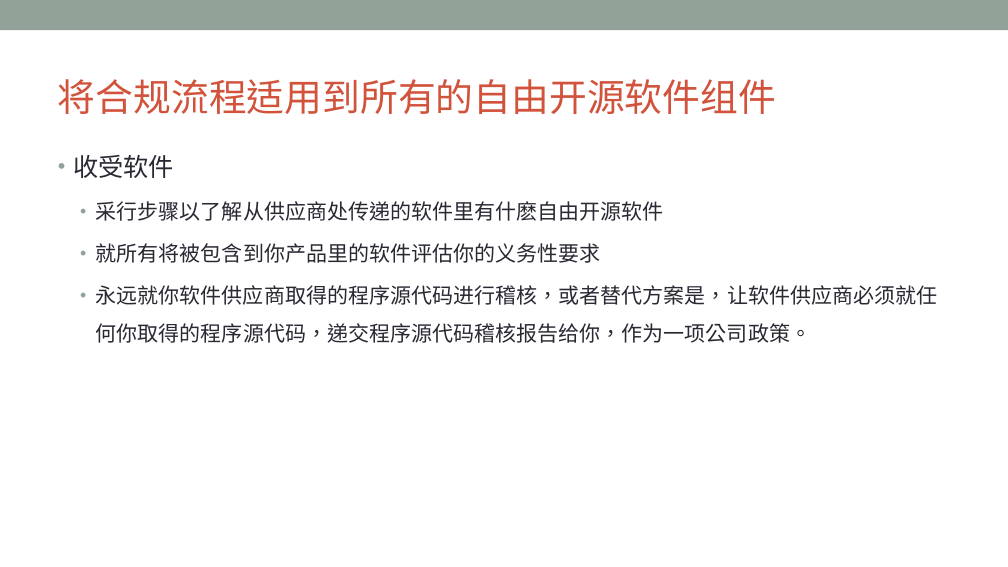
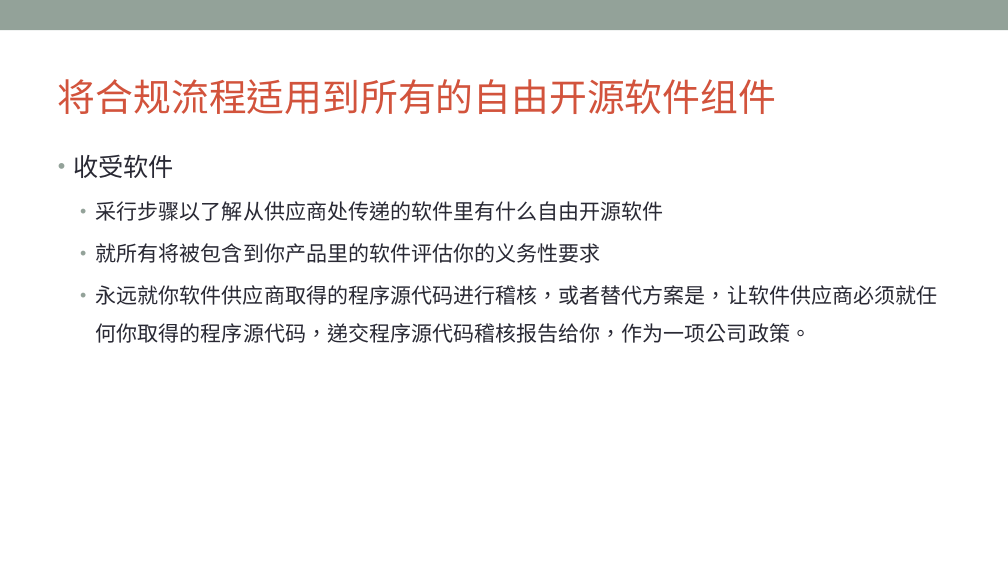
Before and after one commit to OpenChain-Project/Curriculum-Translation-zh-Hans, a slide deck: slide 81 of openchain-curriculum-for-1-1_Simplified Chinese.pptx. Drawn at 1008x567 pixels with LibreOffice and Linux fonts; fonts in the diff are those of the drawing; background and template pictures are left out. Boxes give left, top, right and bottom in pixels: in the first picture for what was removed or moved away, otherwise in the second. Text is boxed around its words. In the diff, an @@ line names an element or a change of style, - is before the commit and + after.

Commit message:
update ppt to replace 什麽 to 什么

```diff
--- a/openchain-curriculum-for-1-1_Simplified Chinese.pptx
+++ b/openchain-curriculum-for-1-1_Simplified Chinese.pptx
@@ text at (96, 201, 664, 221): text changed @@
-  • 采行步骤以了解从供应商处传递的软件里有什麽自由开源软件
+  • 采行步骤以了解从供应商处传递的软件里有什么自由开源软件
```
Also in this commit, not shown: 11 other slides changed.
